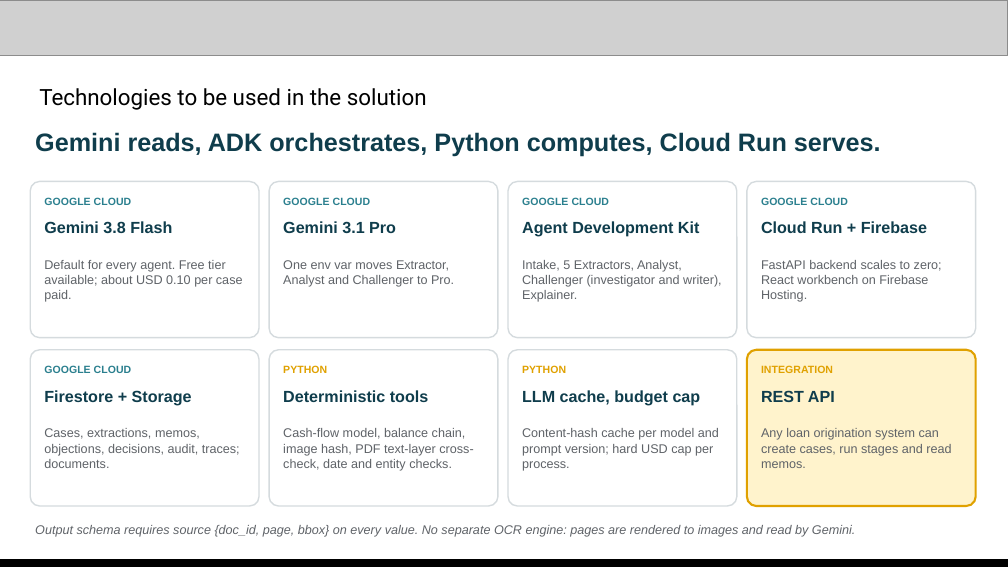
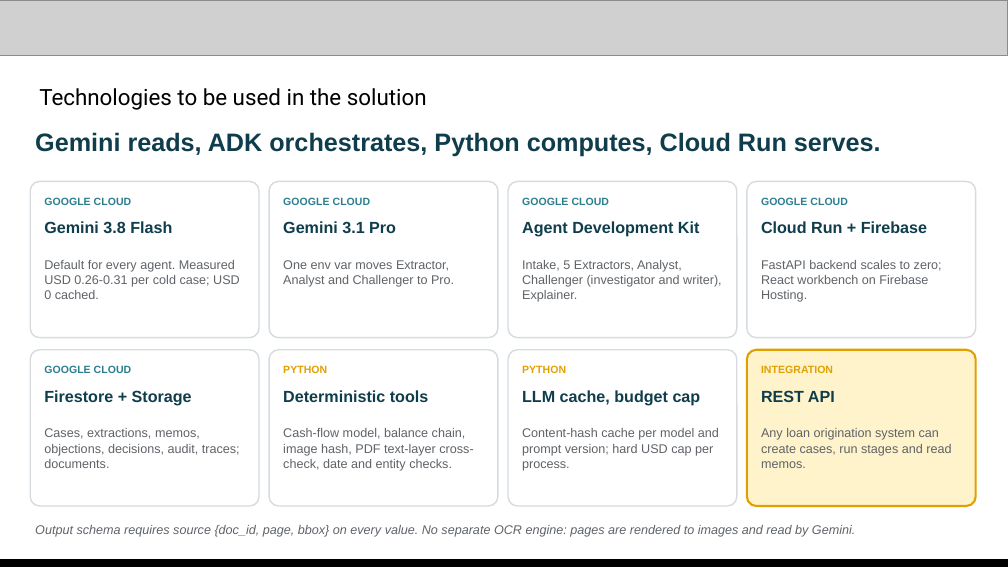
Before and after one commit to changhyeonnam/ghack, a slide deck: slide 9 of presentation/LedgerLens_AI_Builder_Cup_Submission.pptx. Drawn at 1008x567 pixels with LibreOffice and Linux fonts; fonts in the diff are those of the drawing; grey boxes stand for pictures. Boxes give left, top, right and bottom in pixels: in the first picture for what was removed or moved away, otherwise in the second. Text is boxed around its words. In the diff, an @@ line names an element or a change of style, - is before the commit and + after.

Commit message:
Deck and README: live Gemini benchmark numbers, measured cost, link placeholders

```diff
--- a/presentation/LedgerLens_AI_Builder_Cup_Submission.pptx
+++ b/presentation/LedgerLens_AI_Builder_Cup_Submission.pptx
@@ text at (44, 260, 240, 299): text changed @@
-Default for every agent. Free tier available; about USD 0.10 per case paid.
+Default for every agent. Measured USD 0.26-0.31 per cold case; USD 0 cached.
```
Also in this commit, not shown: 6 other slides changed, 14 other files.
